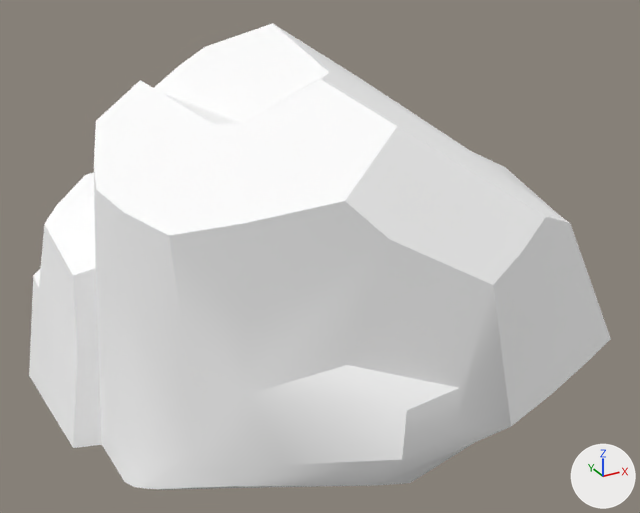
One commit to the glTF model game/data/meshes/props/Rock_Medium_2.gltf: the scene before it, then after it.
Both versions are drawn from a camera (50 mm lens) standing at (-2.37, -3.89, 2.69) and looking at (-0.28, -0.09, 0.79). Lighting does not change. The marker at lower right points along +X, +Y and +Z. The older version comes first.

The first picture shows 'Rock_Medium_2'.
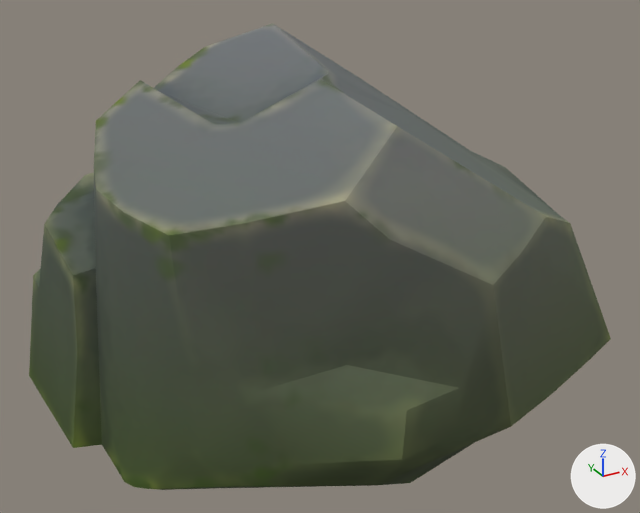
The change, as a list of edits to the scene's bpy script:
```text
Add img_rocks_diffuse_png:
    img_rocks_diffuse_png = load_image('Rocks_Diffuse.png', 'Rocks_Diffuse.png', 2048, 2048, 'sRGB')
Change mat_rocks:
    remove mat_rocks.base_color = (1.0, 1.0, 1.0)  # white #ffffff
    add mat_rocks.texture = img_rocks_diffuse_png
```

Where the change shows, as pixel boxes (x1, y1, x2, y2) in the pictures (640 x 513 px):
'Rock_Medium_2', surface changed (darker)
    both: (29, 23, 611, 490)
